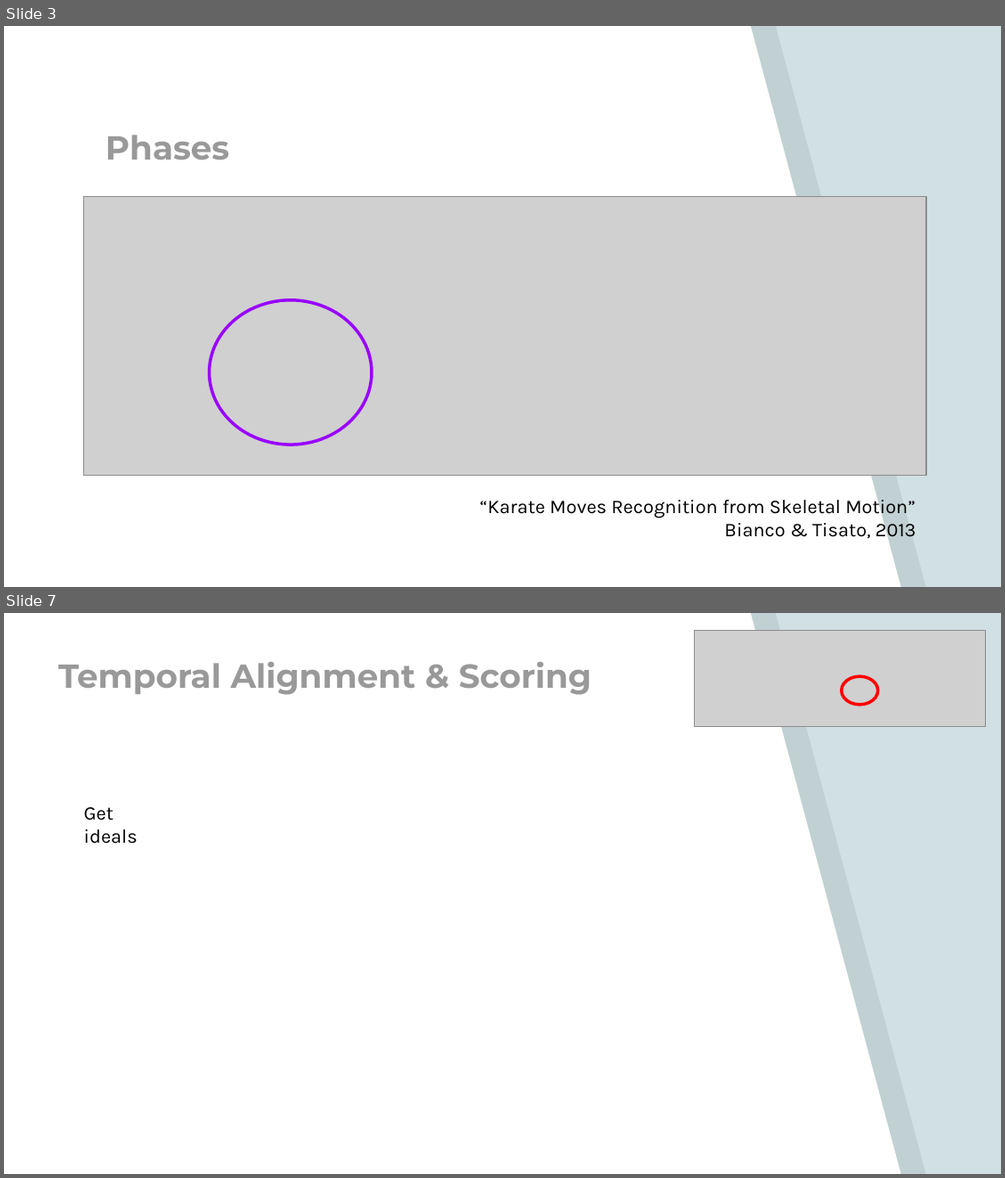
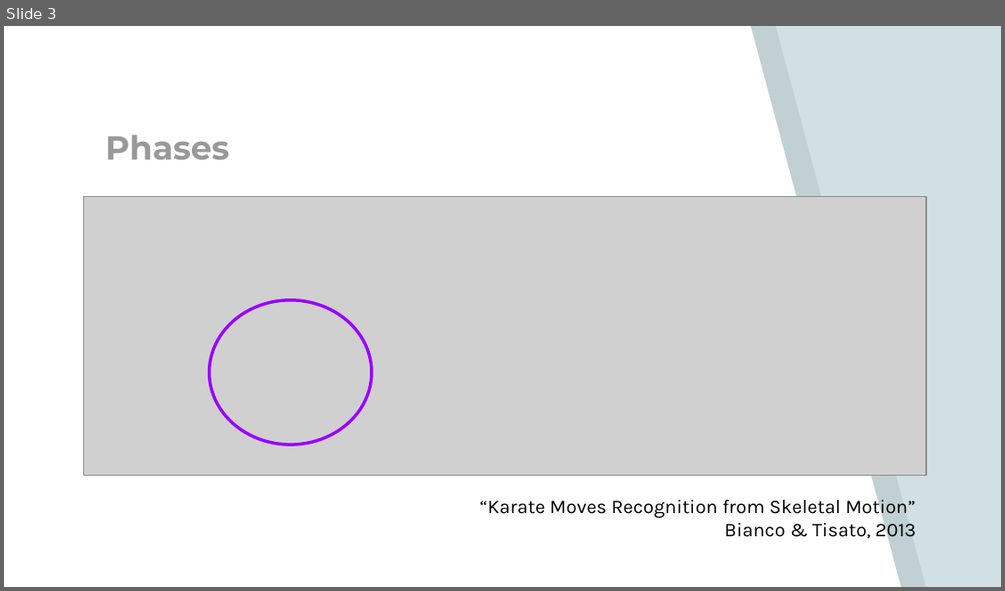
Before and after one commit to SriMed/sr_eval_tkd_v2, a slide deck: Final Presentation.pptx. Shown one above the other, each under a label of ours: slides 3 and 7 before the commit, slide 3 after it; the slides between them are not shown. The pictures are 1005x1178 and 1005x591 pixels, drawn with LibreOffice and Linux fonts; fonts in the diff are those of the drawing; grey boxes stand for pictures. Boxes give left, top, right and bottom in pixels: in the first picture for what was removed or moved away, otherwise in the second. Text is boxed around its words. In the diff, an @@ line names an element or a change of style, - is before the commit and + after.

```diff
--- a/Final Presentation.pptx
+++ b/Final Presentation.pptx
@@ slide 7 removed at <box>4,613,1001,1174</box>, background #D0E0E3; not listed: 2 template elements that a slide beside it also shows @@
@@ picture removed at <box>695,630,986,727</box> @@
@@ title removed at <box>58,662,591,695</box> @@
-Temporal Alignment & Scoring
@@ ellipse removed at <box>841,677,878,705</box> @@
@@ text removed at <box>84,807,138,844</box> @@
-Get ideals
```
Also in this commit, not shown: 3 slides changed, 7 slides added, 4 other slides removed, 5 other files.
